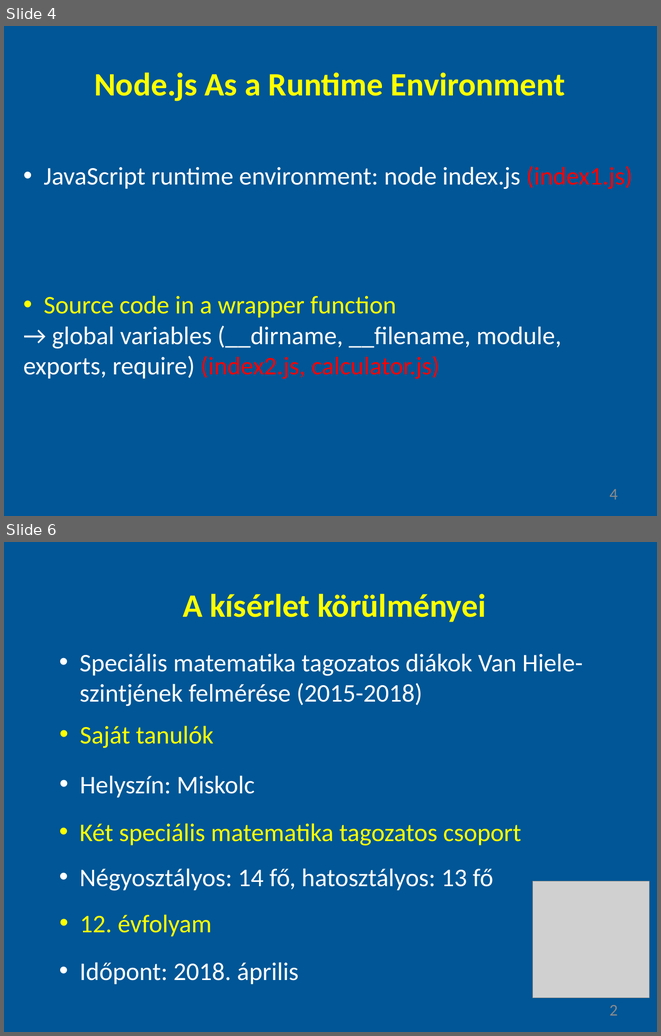
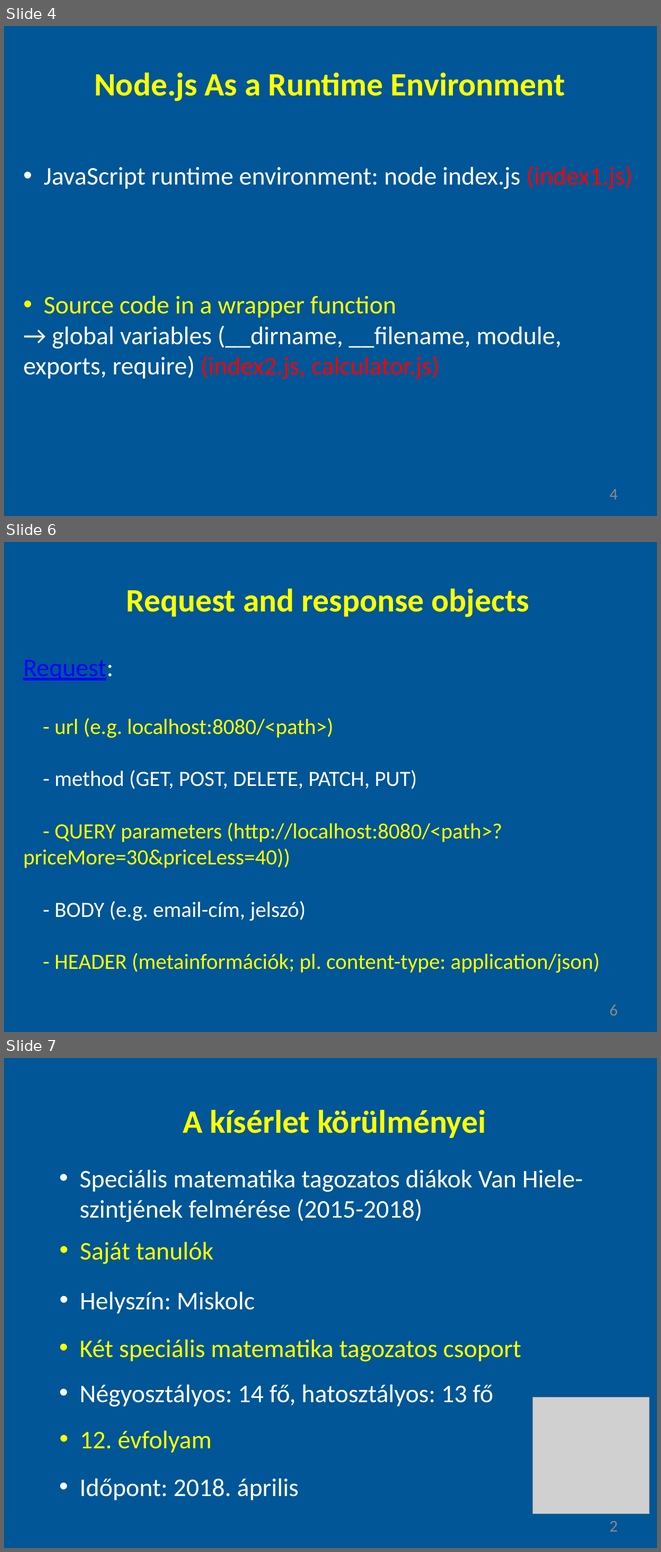
Before and after one commit to gyoryakos/presentations, a slide deck: nodejs.pptx. Shown one above the other, each under a label of ours: slides 4 and 6 before the commit, slides 4, 6 and 7 after it; the slides between them are not shown. The pictures are 661x1036 and 661x1552 pixels, drawn with LibreOffice and Linux fonts; fonts in the diff are those of the drawing; grey boxes stand for pictures. Boxes give left, top, right and bottom in pixels: in the first picture for what was removed or moved away, otherwise in the second. Text is boxed around its words. In the diff, an @@ line names an element or a change of style, - is before the commit and + after.

```diff
--- a/nodejs.pptx
+++ b/nodejs.pptx
@@ slide 6 added at [4,542,657,1032], background #005696 @@
@@ text added at [126,588,529,617], 36 pt, text #FFFF00, bold @@
+Request and response objects
@@ text added at [23,660,600,972], 24 pt, text #FFFF00 @@
+Request:
+- url (e.g. localhost:8080/<path>)
+- method (GET, POST, DELETE, PATCH, PUT)
+- QUERY parameters (http://localhost:8080/<path>?priceMore=30&priceLess=40))
+- BODY (e.g. email-cím, jelszó)
+- HEADER (metainformációk; pl. content-type: application/json)
@@ page number added at [609,1004,618,1015], 18 pt, text #8C8C8C @@
+6
@@ what was slide 6 is now slide 7 @@
```
Also in this commit, not shown: 3 slides changed.
